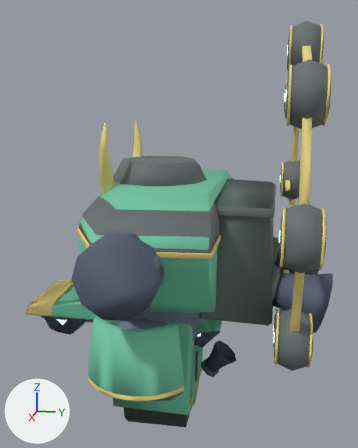
The glTF model src/client/render/mech/assets/roster/raijin-lod1.glb, before and after one commit.
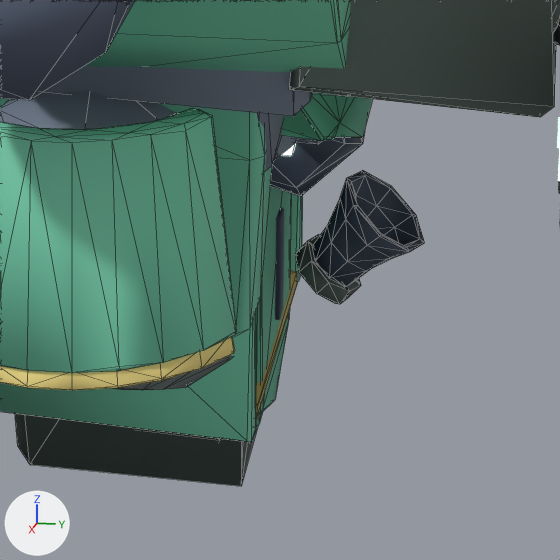
Each version appears first whole from a 50 mm lens placed at (7.05, 1.71, 2.95), pointed at (-0.07, 0.29, 1.17), and next in a close-up on the part from 33% to 76% of the width and 65% to 100% of the height. Lighting does not change. The marker at lower left points along +X, +Y and +Z. The last two pictures show the newer version. The close-ups show mesh edges as thin lines. Where no turn or scale is listed for an object, it has been applied to the vertices. Vertices at exactly the same position are counted once.

Script lines for the objects in view, before the commit:
```python
ob_chest_f = bpy.data.objects.new('chest/F', me_chest_f)
ob_chest_f.location = (0.0, 0.0, 0.0)
ob_hipr_f = bpy.data.objects.new('hipR/F', me_hipr_f)
ob_hipr_f.location = (0.0, 0.0, 0.0)
ob_kneel_d = bpy.data.objects.new('kneeL/D', me_kneel_d)
ob_kneel_d.location = (0.0, 0.0, 0.0)
ob_kneel_f = bpy.data.objects.new('kneeL/F', me_kneel_f)
ob_kneel_f.location = (0.0, 0.0, 0.0)
ob_kneer_d = bpy.data.objects.new('kneeR/D', me_kneer_d)
ob_kneer_d.location = (0.0, 0.0, 0.0)
ob_kneer_f = bpy.data.objects.new('kneeR/F', me_kneer_f)
ob_kneer_f.location = (0.0, 0.0, 0.0)
# also in view: 'hips/P' at (0.0, 0.0, -0.19); 'hips/K' at (0.0, 0.03, -0.19); 'hipL/F' at (0.0, 0.01, -1.07); 'chest/D' at (0.0, 0.99, 0.75); 'ankleR/D' at (0.0, -0.47, -0.34)
```
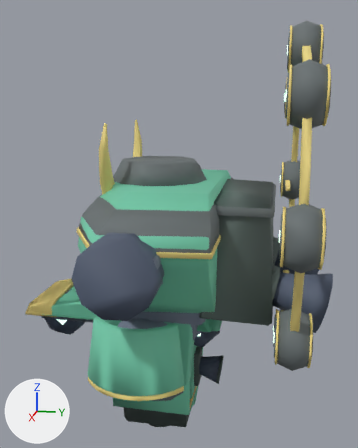
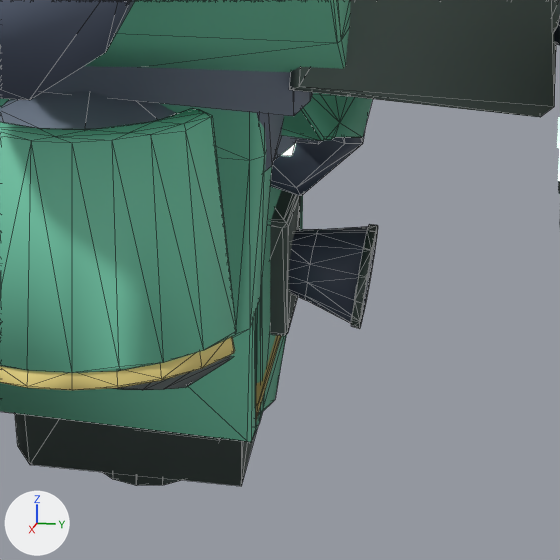
Where the change shows, as pixel boxes [x1, y1, x2, y2] in the close-ups (560 x 560 px):
'hipR/F', reshaped (not visible before): after [15, 413, 258, 486]
'kneeR/D', reshaped (not visible afterwards): before [313, 170, 424, 286]
'kneeL/D', reshaped (not visible before): after [289, 226, 376, 323]
'kneeR/F', reshaped (not visible before): after [270, 190, 378, 336]
'kneeL/F', reshaped (not visible afterwards): before [295, 235, 361, 304]
part 1 of me_hipr_f, added: after [103, 472, 181, 486]
part 5 of me_kneer_f, added: after [351, 224, 378, 328]
part 6 of me_kneer_f, added: after [270, 190, 301, 336]
'hipL/F', unchanged, covered by the edit: before [15, 413, 258, 486]

Patch to the scene script:
```diff
--- a/src/client/render/mech/assets/roster/raijin-lod1.glb.py
+++ b/src/client/render/mech/assets/roster/raijin-lod1.glb.py
@@ me_hipr_f @@
 # used by ob_hipr_f; location = (0.0, 0.0, 0.0)
-me_hipr_f.from_pydata(...)  # 13 vertices, 22 faces; spans x -0.61..0.61, y -0.56..0.59, z -1.93..-0.22
+me_hipr_f.from_pydata(...)  # 108 vertices, 204 faces; spans x -0.61..0.61, y -0.56..0.59, z -2.11..0.4
+# me_hipr_f part 1: a new loose piece of 50 vertices spanning x -0.3..0.3, y -0.3..0.3, z -2.11..0.06, in mat_raijin___f_002 (dark grey #5a6965)
+# other edits to the shape of me_hipr_f do not show in these pictures
 me_hipr_f.materials.append(mat_raijin___f_002)
@@ me_kneel_d @@
 # used by ob_kneel_d; location = (0.0, 0.0, 0.0)
-me_kneel_d.from_pydata(...)  # 137 vertices, 266 faces; spans x -0.43..0.49, y -0.41..1.21, z -1.17..0.42
+me_kneel_d.from_pydata(...)  # 158 vertices, 308 faces; spans x -0.43..0.49, y -0.41..1.0, z -1.36..0.42
+# me_kneel_d part 2: a new loose piece of 87 vertices spanning x -0.22..0.22, y 0.58..1.0, z -1.36..-0.93, in mat_raijin___d_002 (dark blue #515c70)
+# other edits to the shape of me_kneel_d do not show in these pictures
 me_kneel_d.materials.append(mat_raijin___d_002)
@@ me_kneel_f @@
 # used by ob_kneel_f; location = (0.0, 0.0, 0.0)
-me_kneel_f.from_pydata(...)  # 80 vertices, 148 faces; spans x -0.36..0.47, y -0.32..0.94, z -1.78..0.32
+me_kneel_f.from_pydata(...)  # 262 vertices, 504 faces; spans x -0.36..0.47, y -0.36..1.0, z -2.06..0.36
+# me_kneel_f part 3: 17 vertices removed from x -0.16..0.16, y 0.65..0.94, z -1.26..-1.0
+# other edits to the shape of me_kneel_f do not show in these pictures
 me_kneel_f.materials.append(mat_raijin___f_002)
@@ me_kneer_d @@
 # used by ob_kneer_d; location = (0.0, 0.0, 0.0)
-me_kneer_d.from_pydata(...)  # 137 vertices, 266 faces; spans x -0.49..0.45, y -0.41..1.21, z -1.17..0.42
+me_kneer_d.from_pydata(...)  # 158 vertices, 308 faces; spans x -0.49..0.45, y -0.41..1.0, z -1.36..0.42
+# me_kneer_d part 4
+# 66 vertices are removed from x -0.23..0.23, y 0.73..1.21, z -1.17..-0.68
+# 132 faces are deleted
+# other edits to the shape of me_kneer_d do not show in these pictures
 me_kneer_d.materials.append(mat_raijin___d_002)
@@ me_kneer_f @@
 # used by ob_kneer_f; location = (0.0, 0.0, 0.0)
-me_kneer_f.from_pydata(...)  # 80 vertices, 148 faces; spans x -0.47..0.36, y -0.32..0.94, z -1.78..0.32
+me_kneer_f.from_pydata(...)  # 262 vertices, 504 faces; spans x -0.47..0.36, y -0.36..1.0, z -2.06..0.36
+# me_kneer_f part 5: a new loose piece of 74 vertices spanning x -0.22..0.22, y 0.91..1.0, z -1.36..-0.92, in mat_raijin___f_002 (dark grey #5a6965)
+# me_kneer_f part 6: a new loose piece of 30 vertices spanning x -0.18..0.18, y 0.42..0.65, z -1.38..-0.82, in mat_raijin___f_002 (dark grey #5a6965)
+# other edits to the shape of me_kneer_f do not show in these pictures
 me_kneer_f.materials.append(mat_raijin___f_002)
```
